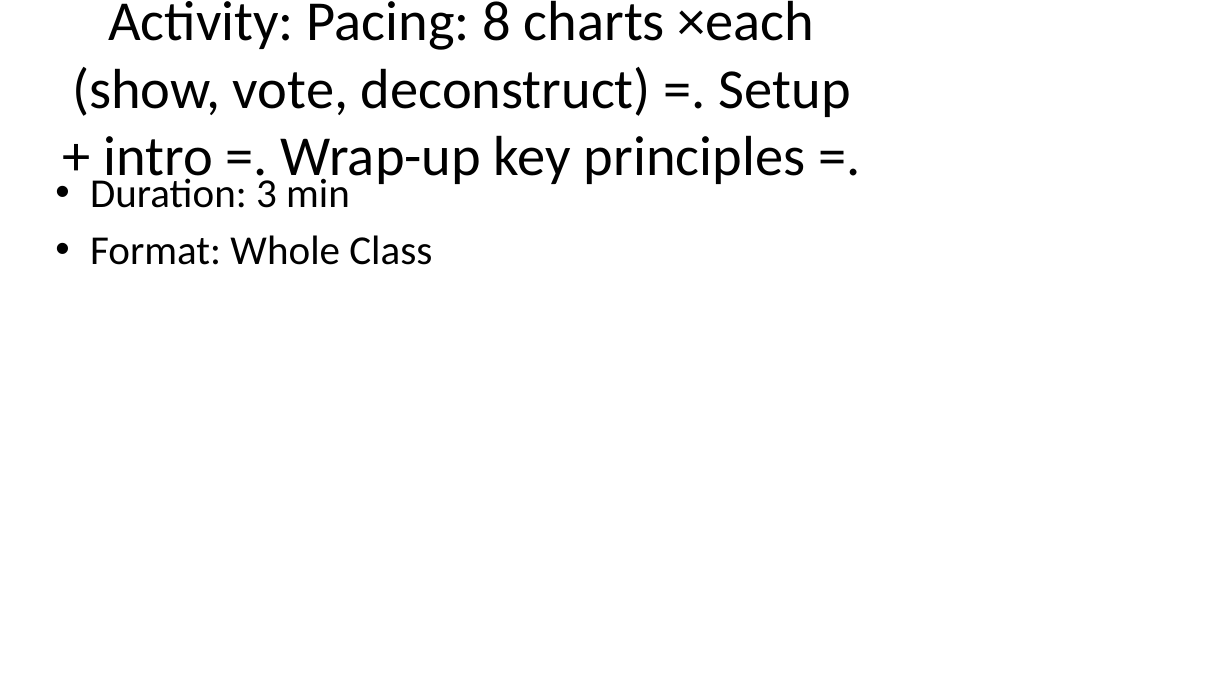
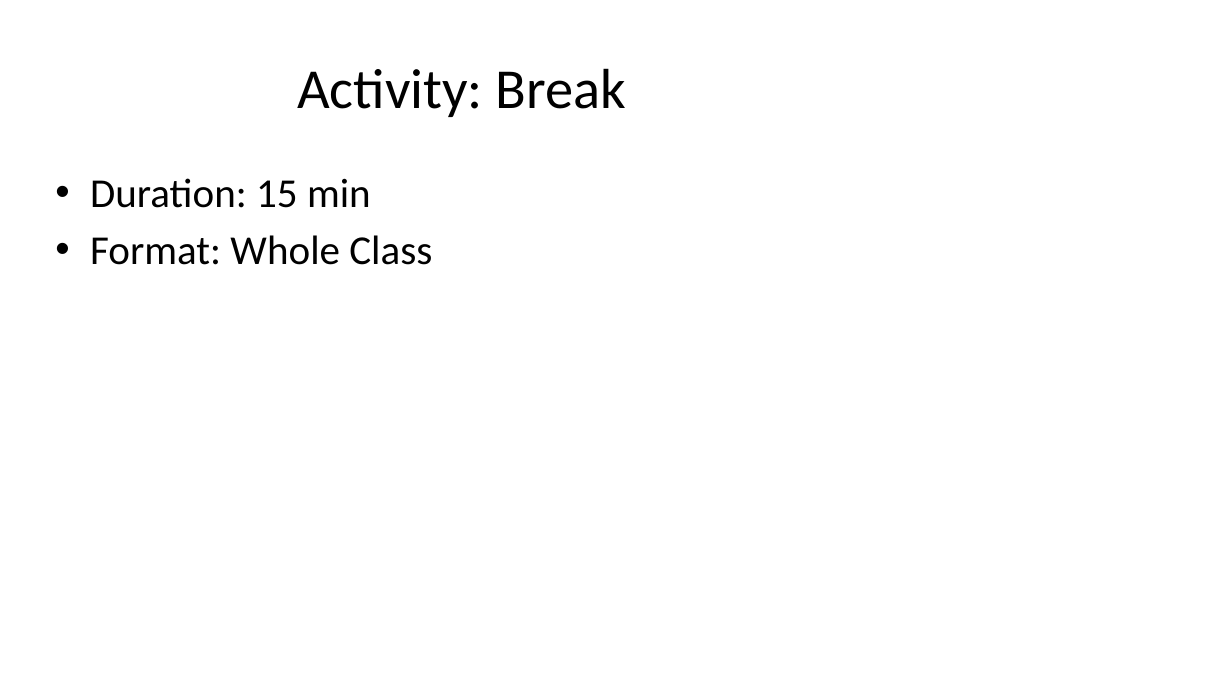
Before and after one commit to nlwtest2020/AyElSeeMoldo, a slide deck: slide 12 of curriculum-planner/output/slides/session_01_slides.pptx (slide 6 before the commit). Drawn at 1232x693 pixels with LibreOffice and Linux fonts; fonts in the diff are those of the drawing. Boxes give left, top, right and bottom in pixels: in the first picture for what was removed or moved away, otherwise in the second. Text is boxed around its words. In the diff, an @@ line names an element or a change of style, - is before the commit and + after.

```diff
--- a/curriculum-planner/output/slides/session_01_slides.pptx
+++ b/curriculum-planner/output/slides/session_01_slides.pptx
@@ title at box(297, 68, 626, 117): text changed @@
-Activity: Pacing: 8 charts ×each (show, vote, deconstruct) =. Setup + intro =. Wrap-up key principles =.
+Activity: Break
@@ text at box(90, 178, 371, 208): text changed @@
-• Duration: 3 min
+• Duration: 15 min
```
Also in this commit, not shown: 3 other slides changed, 3 slides added, 4 slides removed, 11 other files.
